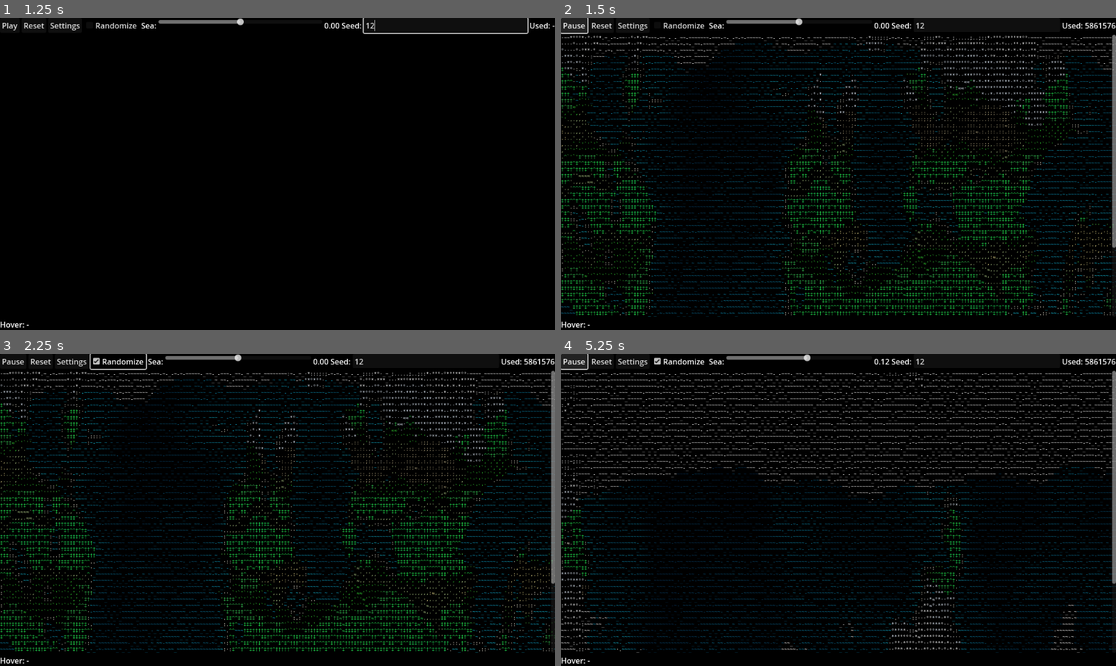
Above: before the commit, frames 1-4 (two rows, left to right).
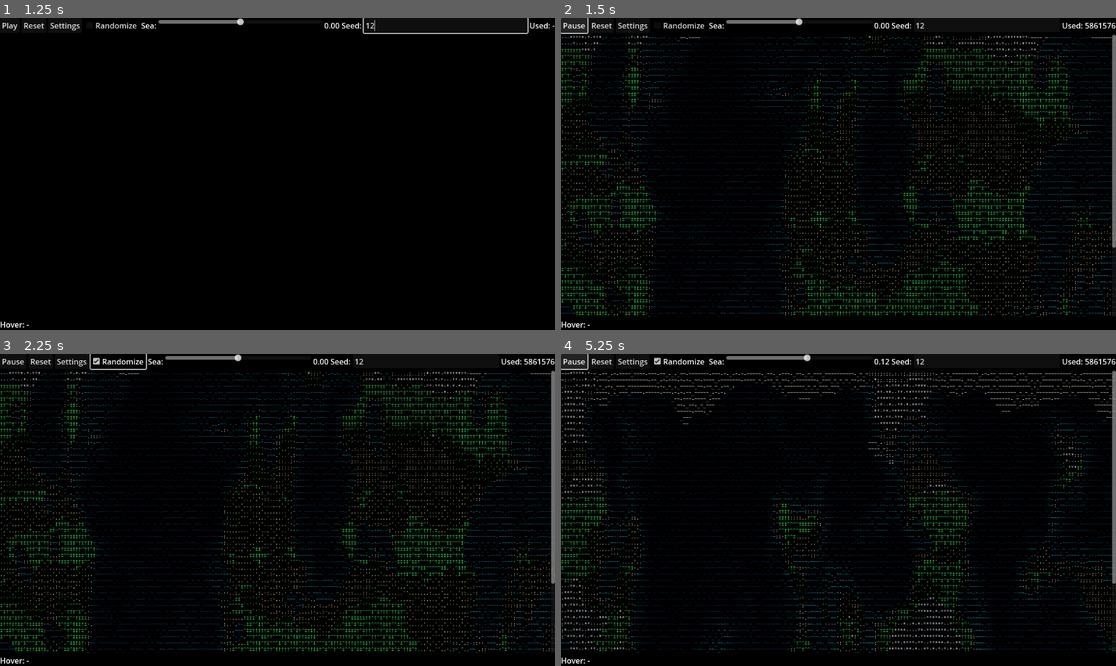
Above: after the commit, the same moments.

Repository: Bl4ckh34d/ASCIIWorldGen
Game: Godot game, scene res://scenes/Main.tscn
Same seed, same stepped clock (60 frames per second), same inputs: the game is played once before the commit and once after it.
Inputs (mouse positions are in pixels of both pictures, inside the frame that each line leads up to):
- Up to frame 1 (1.25 s): click (444, 24) at 0.52 s; type "12" at 0.6 s
- Up to frame 2 (1.5 s): click "Play" at 1.25 s
- Up to frame 3 (2.25 s): click "Randomize" at 2 s
- Up to frame 4 (5.25 s): click "Randomize" at 2.75 s; click "Randomize" at 3.5 s; click "Pause" at 4.25 s; click "Play" at 5 s

Frame 1 is identical in both runs. In frame 2, 5.7% of the frame differs, in the area x 0-100%, y 5-96%; in frame 3, 5.7%; in frame 4, 7.3%.

Commit message:
refactor: modularize world generation architecture and enhance biome classification
- Updated architecture for world generation, introducing a modular design with clear responsibilities across systems.
- Enhanced biome classification by adding new biomes: TUNDRA, SAVANNA, FROZEN_FOREST, and GLACIER.
- Improved temperature handling and randomization in WorldGenerator.gd, including adjustments to temperature extremes.
- Refined rendering logic in AsciiStyler.gd to accommodate new biomes and improve visual representation.
- Removed river simulation features for the time being to streamline generation processes.
- Introduced performance optimizations and clarified documentation for better maintainability.

Diff:
--- a/scripts/Main.gd
+++ b/scripts/Main.gd
@@ -79,7 +79,7 @@
 	var w: int = generator.config.width
 	var h: int = generator.config.height
 	var styler: Object = AsciiStyler.new()
-	var ascii_str: String = styler.build_ascii(w, h, generator. …(192 unchanged characters)… nerator.config.rng_seed, generator.last_river, generator.last_temperature, generator.config.temp_min_c, generator.config.temp_max_c)
+	var ascii_str: String = styler.build_ascii(w, h, generator. …(192 unchanged characters)… nerator.config.rng_seed, generator.last_temperature, generator.config.temp_min_c, generator.config.temp_max_c)
 	ascii_map.clear()
 	ascii_map.append_text(ascii_str)
 	last_ascii_text = ascii_str
@@ -124,6 +124,14 @@
 		cfg2["moist_base_offset"] = (jitter.randf() - 0.5) * 0.10
 		cfg2["moist_scale"] = 0.95 + 0.1 * jitter.randf()
 		cfg2["continentality_scale"] = 0.9 + 0.3 * jitter.randf()
+		# Also jitter the per-seed extremes slightly even with fixed seed
+		var tmin: float = float(generator.config.temp_min_c)
+		var tmax: float = float(generator.config.temp_max_c)
+		var span: float = max(1.0, tmax - tmin)
+		var shift: float = (jitter.randf() - 0.5) * 6.0 # ±3°C shift
+		var expand: float = 0.95 + 0.1 * jitter.randf() # 0.95..1.05 span change
+		cfg2["temp_min_c"] = tmin + shift
+		cfg2["temp_max_c"] = tmin + shift + span * expand
 		generator.apply_config(cfg2)
 		# Reflect randomized sea level to slider without emitting value_changed
 		sea_signal_blocked = true
@@ -168,7 +176,7 @@
 	var w: int = generator.config.width
 	var h: int = generator.config.height
 	var styler: Object = AsciiStyler.new()
-	var ascii_str: String = styler.build_ascii(w, h, generator. …(192 unchanged characters)… nerator.config.rng_seed, generator.last_river, generator.last_temperature, generator.config.temp_min_c, generator.config.temp_max_c)
+	var ascii_str: String = styler.build_ascii(w, h, generator. …(192 unchanged characters)… nerator.config.rng_seed, generator.last_temperature, generator.config.temp_min_c, generator.config.temp_max_c)
 	ascii_map.clear()
 	ascii_map.append_text(ascii_str)
 	last_ascii_text = ascii_str
@@ -221,7 +229,6 @@
 					temp_c = float(info["temp_c"])
 				var flags: PackedStringArray = []
 				if info.get("is_beach", false): flags.append("Beach")
-				if info.get("is_river", false): flags.append("River")
 				if info.get("is_lava", false): flags.append("Lava")
 				var extra := ""
 				if flags.size() > 0: extra = " - " + ", ".join(flags)
@@ -286,9 +293,6 @@
 	var biome_id: int = 0
 	if i < generator.last_biomes.size():
 		biome_id = generator.last_biomes[i]
-	# river override
-	if i < generator.last_river.size() and generator.last_river[i] != 0 and not beach_flag:
-		return "≈"
 	if styler_single == null:
 		styler_single = AsciiStyler.new()
 	return styler_single.glyph_for(x, y, land, biome_id, beach_flag, generator.config.rng_seed)
--- a/scripts/WorldGenerator.gd
+++ b/scripts/WorldGenerator.gd
@@ -21,16 +21,8 @@
 	var shore_noise_mult: float = 4.0
 	# Polar cap control
 	var polar_cap_frac: float = 0.12
-	# Rivers controls
-	var river_enabled: bool = true
-	var river_droplets_factor: float = 0.20
-	var river_threshold_factor: float = 1.50
-	var river_erosion_strength: float = 0.0005
-	var river_min_start_height: float = 0.02
-	var river_polar_cutoff: float = 0.80 # 0..1 latitude; > cutoff => no rivers
-	var river_delta_widening: bool = true
 	# Height to meters scale (for info panel)
-	var height_scale_m: float = 4000.0
+	var height_scale_m: float = 6000.0
 	# Temperature extremes per seed (for Celsius scaling and lava)
 	var temp_min_c: float = -40.0
 	var temp_max_c: float = 70.0
@@ -59,9 +51,6 @@
 var last_biomes: PackedInt32Array = PackedInt32Array()
 var last_water_distance: PackedFloat32Array = PackedFloat32Array()
 var last_turquoise_strength: PackedFloat32Array = PackedFloat32Array()
-var last_flow_dir: PackedInt32Array = PackedInt32Array()
-var last_flow_accum: PackedFloat32Array = PackedFloat32Array()
-var last_river: PackedByteArray = PackedByteArray()
 var last_temperature: PackedFloat32Array = PackedFloat32Array()
 var last_moisture: PackedFloat32Array = PackedFloat32Array()
 var last_distance_to_coast: PackedFloat32Array = PackedFloat32Array()
@@ -102,20 +91,6 @@
 		config.shore_noise_mult = clamp(float(dict["shore_noise_mult"]), 0.1, 20.0)
 	if dict.has("polar_cap_frac"):
 		config.polar_cap_frac = clamp(float(dict["polar_cap_frac"]), 0.0, 0.5)
-	if dict.has("river_enabled"):
-		config.river_enabled = bool(dict["river_enabled"])
-	if dict.has("river_droplets_factor"):
-		config.river_droplets_factor = clamp(float(dict["river_droplets_factor"]), 0.0, 2.0)
-	if dict.has("river_threshold_factor"):
-		config.river_threshold_factor = clamp(float(dict["river_threshold_factor"]), 0.1, 5.0)
-	if dict.has("river_erosion_strength"):
-		config.river_erosion_strength = clamp(float(dict["river_erosion_strength"]), 0.0, 0.01)
-	if dict.has("river_min_start_height"):
-		config.river_min_start_height = clamp(float(dict["river_min_start_height"]), -1.0, 1.0)
-	if dict.has("river_polar_cutoff"):
-		config.river_polar_cutoff = clamp(float(dict["river_polar_cutoff"]), 0.0, 1.0)
-	if dict.has("river_delta_widening"):
-		config.river_delta_widening = bool(dict["river_delta_widening"])
 	if dict.has("height_scale_m"):
 		config.height_scale_m = float(dict["height_scale_m"])
 	if dict.has("temp_min_c"):
@@ -141,7 +116,10 @@
 	if dict.has("mountain_radiance_passes"):
 		config.mountain_radiance_passes = int(dict["mountain_radiance_passes"])
 	_setup_noises()
-	_setup_temperature_extremes()
+	# Only randomize temperature extremes if caller didn't override both
+	var override_extremes: bool = dict.has("temp_min_c") and dict.has("temp_max_c")
+	if not override_extremes:
+		_setup_temperature_extremes()
 
 func _setup_noises() -> void:
 	_noise.seed = config.rng_seed
@@ -171,8 +149,8 @@
 func _setup_temperature_extremes() -> void:
 	var rng := RandomNumberGenerator.new()
 	rng.seed = int(config.rng_seed) ^ 0x1234ABCD
-	config.temp_min_c = lerp(-75.0, -25.0, rng.randf())
-	config.temp_max_c = lerp(15.0, 75.0, rng.randf())
+	config.temp_min_c = lerp(-50.0, -15.0, rng.randf())
+	config.temp_max_c = lerp(35.0, 85.0, rng.randf())
 	config.lava_temp_threshold_c = clamp(config.lava_temp_threshold_c, config.temp_min_c, config.temp_max_c)
 
 func clear() -> void:
@@ -212,10 +190,7 @@
 			ocean_count += 1
 	last_ocean_fraction = float(ocean_count) / float(max(1, w * h))
 
-	# Step 1b: rivers and light erosion before shoreline
-	if config.river_enabled:
-		_simulate_rivers(w, h)
-	# Land mask may change slightly after erosion; refresh it
+	# Rivers disabled for now; refresh land mask only
 	for iy in range(h):
 		for ix in range(w):
 			var ii: int = ix + iy * w
@@ -352,19 +327,6 @@
 
 	# Step 4c2: cold override — below ~2°C snow/ice dominates depending on humidity
 	_apply_cold_temperature_override(w, h)
-
-	# Step 4d: compute lava streams from rivers in extreme heat
-	last_lava.resize(w * h)
-	for li in range(w * h):
-		last_lava[li] = 0
-	for ylv in range(h):
-		for xlv in range(w):
-			var ii: int = xlv + ylv * w
-			if last_river.size() == w * h and last_river[ii] != 0:
-				var t_norm: float = (last_temperature[ii] if ii < last_temperature.size() else 0.0)
-				var t_c: float = config.temp_min_c + t_norm * (config.temp_max_c - config.temp_min_c)
-				if t_c >= config.lava_temp_threshold_c:
-					last_lava[ii] = 1
 
 	# Step 4b: ensure ocean ice sheets are present from classifier immediately
 	for yo in range(h):
@@ -532,10 +494,6 @@
 	last_moisture = climate["moisture"]
 	last_distance_to_coast = climate.get("distance_to_coast", PackedFloat32Array())
 
-	# 4) Rivers (fast recompute without erosion) so they react to coastline
-	if config.river_enabled:
-		_simulate_rivers_fast(w, h)
-
 	# 5) Reclassify biomes using updated climate
 	var params2 := params.duplicate()
 	params2["freeze_temp_threshold"] = 0.16
@@ -546,103 +504,19 @@
 	_apply_hot_temperature_override(w, h)
 	_apply_cold_temperature_override(w, h)
 
-	# 6) Update lava mask based on new temperatures and updated rivers
+	# 6) Update lava mask based on new temperatures
 	last_lava.resize(size)
 	for li in range(size):
 		last_lava[li] = 0
 	for ylv in range(h):
 		for xlv in range(w):
 			var ii: int = xlv + ylv * w
-			if last_river.size() == size and last_river[ii] != 0:
-				var t_norm: float = (last_temperature[ii] if ii < last_temperature.size() else 0.0)
-				var t_c: float = config.temp_min_c + t_norm * (config.temp_max_c - config.temp_min_c)
-				if t_c >= config.lava_temp_threshold_c:
-					last_lava[ii] = 1
+			# Rivers disabled; lava mask only by temperature
+			var t_norm: float = (last_temperature[ii] if ii < last_temperature.size() else 0.0)
+			var t_c: float = config.temp_min_c + t_norm * (config.temp_max_c - config.temp_min_c)
+			if t_c >= config.lava_temp_threshold_c:
+				last_lava[ii] = 1
 	return last_is_land
-
-func _simulate_rivers_fast(w: int, h: int) -> void:
-	var size: int = w * h
-	last_flow_dir.resize(size)
-	last_flow_accum.resize(size)
-	last_river.resize(size)
-	for i in range(size):
-		last_flow_dir[i] = -1
-		last_flow_accum[i] = 0.0
-		last_river[i] = 0
-
-	# Build simple steepest-descent flow directions (8 neighbors)
-	for y in range(h):
-		for x in range(w):
-			var i0: int = x + y * w
-			if last_is_land[i0] == 0:
-				continue
-			var cur_h: float = last_height[i0]
-			var best_h: float = cur_h
-			var best_i: int = -1
-			for dy in range(-1, 2):
-				for dx in range(-1, 2):
-					if dx == 0 and dy == 0:
-						continue
-					var nx: int = x + dx
-					var ny: int = y + dy
-					if nx < 0 or ny < 0 or nx >= w or ny >= h:
-						continue
-					var j: int = nx + ny * w
-					var nh: float = last_height[j]
-					# Prefer any ocean neighbor immediately
-					if last_is_land[j] == 0:
-						best_i = j
-						best_h = nh
-						break
-					if nh < best_h:
-						best_h = nh
-						best_i = j
-			if best_i != -1:
-				last_flow_dir[i0] = best_i
-
-	# Accumulate flow by path-walk to sea/sink (skip polar latitudes)
-	for i2 in range(size):
-		if last_is_land[i2] == 0:
-			continue
-		var y2: int = int(float(i2) / float(w))
-		var lat: float = abs(float(y2) / max(1.0, float(h) - 1.0) - 0.5) * 2.0
-		if lat >= config.river_polar_cutoff:
-			continue
-		var steps: int = 0
-		var cur: int = i2
-		while steps < size:
-			var dn: int = last_flow_dir[cur]
-			if dn == -1:
-				break
-			last_flow_accum[dn] += 1.0
-			cur = dn
-			steps += 1
-			if last_is_land[cur] == 0:
-				break
-
-	# Decide river mask adaptively (no erosion/droplets)
-	var samples: Array = []
-	for sk in range(size):
-		if last_is_land[sk] == 0:
-			continue
-		var sky: int = int(float(sk) / float(w))
-		var sklat: float = abs(float(sky) / max(1.0, float(h) - 1.0) - 0.5) * 2.0
-		if sklat >= config.river_polar_cutoff:
-			continue
-		samples.append(last_flow_accum[sk])
-	var target_density: float = clamp(0.02 / max(0.1, config.river_threshold_factor), 0.002, 0.08)
-	var thresh: float = 1e9
-	if samples.size() > 0:
-		samples.sort()
-		var idx: int = int(max(0.0, float(samples.size() - 1) - float(samples.size()) * target_density))
-		thresh = float(samples[idx])
-	for k in range(size):
-		var ky: int = int(float(k) / float(w))
-		var klat: float = abs(float(ky) / max(1.0, float(h) - 1.0) - 0.5) * 2.0
-		if klat >= config.river_polar_cutoff:
-			continue
-		if last_is_land[k] != 0 and last_flow_accum[k] >= thresh:
-			last_river[k] = 1
 
 func get_width() -> int:
 	return config.width
@@ -693,7 +567,6 @@
 		"is_land": land,
 		"is_beach": beach,
 		"is_turquoise_water": turq,
-		"is_river": (i >= 0 and i < last_river.size() and last_river[i] != 0),
 		"is_lava": is_lava,
 		"biome": biome_id,
 		"biome_name": biome_name,
@@ -862,9 +735,11 @@
 					var sand_prob: float = clamp(0.25 + 0.6 * hot, 0.0, 0.98)
 					last_biomes[i] = BiomeClassifier.Biome.DESERT_SAND if noise_val < sand_prob else BiomeClassifier.Biome.DESERT_ROCK
 				else:
-					# Hot but not very dry: mountains/hills -> badlands; others -> steppe (no grassland at 55°C)
-					if b == BiomeClassifier.Biome.MOUNTAINS or b == BiomeClassifier.Biome.ALPINE or b == BiomeClassifier.Biome.HILLS or b == BiomeClassifier.Biome.FOOTHILLS:
-						last_biomes[i] = BiomeClassifier.Biome.DESERT_ROCK
+					# Hot but not very dry: keep relief unless quite dry
+					if (b == BiomeClassifier.Biome.MOUNTAINS or b == BiomeClassifier.Biome.ALPINE or b == BiomeClassifier.Biome.HILLS or b == BiomeClassifier.Biome.FOOTHILLS):
+						if m < 0.35:
+							last_biomes[i] = BiomeClassifier.Biome.DESERT_ROCK
+						# else keep relief biome
 					else:
 						last_biomes[i] = BiomeClassifier.Biome.STEPPE
 
@@ -883,128 +758,3 @@
 					last_biomes[i] = BiomeClassifier.Biome.DESERT_ICE
 				else:
 					last_biomes[i] = BiomeClassifier.Biome.DESERT_ROCK
-
-func _simulate_rivers(w: int, h: int) -> void:
-	var size: int = w * h
-	last_flow_dir.resize(size)
-	last_flow_accum.resize(size)
-	last_river.resize(size)
-	for i in range(size):
-		last_flow_dir[i] = -1
-		last_flow_accum[i] = 0.0
-		last_river[i] = 0
-
-	# Build simple steepest-descent flow directions (8 neighbors)
-	for y in range(h):
-		for x in range(w):
-			var i0: int = x + y * w
-			if last_is_land[i0] == 0:
-				continue
-			var cur_h: float = last_height[i0]
-			var best_h: float = cur_h
-			var best_i: int = -1
-			for dy in range(-1, 2):
-				for dx in range(-1, 2):
-					if dx == 0 and dy == 0:
-						continue
-					var nx: int = x + dx
-					var ny: int = y + dy
-					if nx < 0 or ny < 0 or nx >= w or ny >= h:
-						continue
-					var j: int = nx + ny * w
-					var nh: float = last_height[j]
-					# Prefer any ocean neighbor immediately
-					if last_is_land[j] == 0:
-						best_i = j
-						best_h = nh
-						break
-					if nh < best_h:
-						best_h = nh
-						best_i = j
-				if best_i != -1:
-					last_flow_dir[i0] = best_i
-
-	# Uniform rainfall accumulation by path-walk to sea/sink (skip polar latitudes)
-	for i2 in range(size):
-		if last_is_land[i2] == 0:
-			continue
-		var y2: int = int(float(i2) / float(w))
-		var lat: float = abs(float(y2) / max(1.0, float(h) - 1.0) - 0.5) * 2.0
-		if lat >= config.river_polar_cutoff:
-			continue
-		var steps: int = 0
-		var cur: int = i2
-		while steps < size:
-			var dn: int = last_flow_dir[cur]
-			if dn == -1:
-				# local sink
-				break
-			last_flow_accum[dn] += 1.0
-			cur = dn
-			steps += 1
-			if last_is_land[cur] == 0:
-				break
-
-	# Optional stochastic droplets to strengthen principal paths and erode slightly
-	var rng := RandomNumberGenerator.new()
-	rng.seed = int(config.rng_seed) ^ 0xD1CEBEEF
-	var droplet_count: int = int(float(w * h) * config.river_droplets_factor)
-	var erosion_strength: float = config.river_erosion_strength
-	for d in range(droplet_count):
-		var tries: int = 0
-		var start: int = -1
-		while tries < 10 and start == -1:
-			var rx: int = rng.randi() % w
-			var ry: int = rng.randi() % h
-			# skip polar
-			var lat2: float = abs(float(ry) / max(1.0, float(h) - 1.0) - 0.5) * 2.0
-			if lat2 >= config.river_polar_cutoff:
-				tries += 1
-				continue
-			var ri: int = rx + ry * w
-			if last_is_land[ri] != 0 and last_height[ri] > config.sea_level + 0.02:
-				start = ri
-			else:
-				tries += 1
-		if start == -1:
-			continue
-		var cur2: int = start
-		var step2: int = 0
-		while step2 < (w + h):
-			var dn2: int = last_flow_dir[cur2]
-			if dn2 == -1:
-				break
-			last_flow_accum[dn2] += 1.0
-			# light erosion on the channel cell to carve a bit
-			if last_is_land[dn2] != 0:
-				last_height[dn2] -= erosion_strength
-			cur2 = dn2
-			step2 += 1
-			if last_is_land[cur2] == 0:
-				break
-
-	# Decide river mask by adaptive percentile threshold for robust visibility
-	var samples: Array = []
-	for sk in range(size):
-		if last_is_land[sk] == 0:
-			continue
-		var sky: int = int(float(sk) / float(w))
-		var sklat: float = abs(float(sky) / max(1.0, float(h) - 1.0) - 0.5) * 2.0
-		if sklat >= config.river_polar_cutoff:
-			continue
-		samples.append(last_flow_accum[sk])
-	var target_density: float = clamp(0.02 / max(0.1, config.river_threshold_factor), 0.002, 0.08)
-	var thresh: float = 1e9
-	if samples.size() > 0:
-		samples.sort()
-		var idx: int = int(max(0.0, float(samples.size() - 1) - float(samples.size()) * target_density))
-		thresh = float(samples[idx])
-	for k in range(size):
-		var ky: int = int(float(k) / float(w))
-		var klat: float = abs(float(ky) / max(1.0, float(h) - 1.0) - 0.5) * 2.0
-		if klat >= config.river_polar_cutoff:
-			continue
-		if last_is_land[k] != 0 and last_flow_accum[k] >= thresh:
-			last_river[k] = 1
-
-	# Delta widening disabled (prevent shore flooding)
--- a/scripts/generation/BiomeClassifier.gd
+++ b/scripts/generation/BiomeClassifier.gd
@@ -22,6 +22,11 @@
 	FOOTHILLS,
 	MOUNTAINS,
 	ALPINE,
+	TUNDRA,
+	SAVANNA,
+	FROZEN_FOREST,
+	FROZEN_MARSH,
+	GLACIER,
 	LAVA_FIELD,
 	VOLCANIC_BADLANDS,
 	SCORCHED_FOREST,
@@ -54,6 +59,11 @@
 	desert_noise.seed = rng_seed ^ 0xBEEF
 	desert_noise.noise_type = FastNoiseLite.TYPE_SIMPLEX
 	desert_noise.frequency = 0.008
+	# Glacier wiggle noise for snowline randomness
+	var glacier_noise := FastNoiseLite.new()
+	glacier_noise.seed = rng_seed ^ 0x6ACE
+	glacier_noise.noise_type = FastNoiseLite.TYPE_SIMPLEX
+	glacier_noise.frequency = 0.01
 	var out := PackedInt32Array()
 	out.resize(w * h)
 
@@ -84,10 +94,27 @@
 			var t_c_adj: float = t_c0 - lapse_c_per_km * (elev_m / 1000.0)
 			var t_eff: float = clamp((t_c_adj - temp_min_c) / max(0.001, (temp_max_c - temp_min_c)), 0.0, 1.0)
 
+			# Mountain/polar glacier rule before generic freeze
+			var wig: float = glacier_noise.get_noise_2d(float(x), float(y)) * 1.5 # -1.5..1.5
+			var snowline_c: float = -2.0 + wig # -3.5 .. -0.5 °C
+			var is_glacier: bool = false
+			if elev_m >= 1800.0 and t_c_adj <= snowline_c and m >= 0.25:
+				is_glacier = true
+			elif t_c0 <= -18.0 and m >= 0.20:
+				is_glacier = true
+			if is_glacier:
+				out[i] = Biome.GLACIER
+				continue
+
 			# Global freeze rule: if temperature below threshold, classify as ice desert
 			var freeze_t: float = float(params.get("freeze_temp_threshold", 0.15))
 			if t_eff <= freeze_t:
 				out[i] = Biome.DESERT_ICE
+				continue
+
+			# Tundra band: moderately cold but not deep-freeze; requires some moisture
+			if t_c_adj > -10.0 and t_c_adj <= 2.0 and m >= 0.30:
+				out[i] = Biome.TUNDRA
 				continue
 
 			# Soft thresholds via smoothstep-like blends
@@ -99,8 +126,8 @@
 			var alpine: float = clamp((elev - 0.8) * 5.0, 0.0, 1.0)
 
 			var choice := Biome.GRASSLAND
-			if high > 0.6:
-				if alpine > 0.5:
+			if high > 0.5: # lower mountains threshold (elev > ~0.75)
+				if alpine > 0.4: # lower alpine threshold (elev > ~0.88)
 					choice = Biome.ALPINE
 				else:
 					choice = Biome.MOUNTAINS
@@ -119,10 +146,15 @@
 				choice = Biome.RAINFOREST
 			elif m > 0.55 and t_eff > 0.5:
 				choice = Biome.TROPICAL_FOREST
-			elif wet > 0.5 and cold > 0.4:
+			# Warm band savanna (18..30 °C approx) before grassland/steppe
+			elif t_c_adj > 18.0 and t_c_adj <= 30.0 and m >= 0.40:
+				choice = Biome.SAVANNA
+			elif wet > 0.55 and cold > 0.45:
 				choice = Biome.SWAMP
-			elif cold > 0.6:
+			elif cold > 0.65:
 				choice = Biome.BOREAL_FOREST
+			elif cold > 0.55 and m >= 0.35:
+				choice = Biome.FROZEN_FOREST
 			elif m > 0.6 and t > 0.5:
 				choice = Biome.TEMPERATE_FOREST
 			elif m > 0.4 and t > 0.4:
@@ -133,14 +165,14 @@
 				choice = Biome.PRAIRIE
 			elif m > 0.2 and t > 0.25:
 				choice = Biome.STEPPE
-			elif high > 0.3:
+			elif high > 0.25:
 				choice = Biome.FOOTHILLS
-			elif high > 0.2:
+			elif high > 0.15:
 				choice = Biome.HILLS
 			else:
 				choice = Biome.GRASSLAND
 
-			# Prevent lush tropical/raINFOREST at very high elevations (e.g., Tibetan Plateau)
+			# Prevent lush tropical/rainforest at very high elevations (e.g., Tibetan Plateau)
 			if (choice == Biome.RAINFOREST or choice == Biome.TROPICAL_FOREST):
 				if elev_m >= 2000.0:
 					if m > 0.6 and t_eff > 0.45:
@@ -224,9 +256,9 @@
 					var noise_val3: float = desert_noise.get_noise_2d(float(x), float(y)) * 0.5 + 0.5
 					var sand_prob3: float = clamp(0.25 + 0.6 * (t_eff - 0.60) * 2.4, 0.0, 0.98)
 					choice = Biome.DESERT_SAND if noise_val3 < sand_prob3 else Biome.DESERT_ROCK
-				elif m < 0.50:
-					choice = Biome.STEPPE
-				elif m < 0.60:
+				elif m < 0.55:
+					choice = Biome.SAVANNA
+				elif m < 0.65:
 					choice = Biome.PRAIRIE
 
 			out[i] = choice
@@ -272,4 +304,26 @@
 			if t_c <= threshold_c:
 				blended[io] = Biome.ICE_SHEET
 
+	# Re-apply land glaciers after smoothing so they aren't lost to neighbors
+	var glacier_noise_b := FastNoiseLite.new()
+	glacier_noise_b.seed = rng_seed ^ 0x6ACE
+	glacier_noise_b.noise_type = FastNoiseLite.TYPE_SIMPLEX
+	glacier_noise_b.frequency = 0.01
+	for yl in range(h):
+		for xl in range(w):
+			var il := xl + yl * w
+			if is_land[il] == 0:
+				continue
+			var elev_l := height[il]
+			var elev_m_l := elev_l * height_scale_m
+			var t_norm_l := temperature[il]
+			var t_c0_l := temp_min_c + t_norm_l * (temp_max_c - temp_min_c)
+			var t_c_adj_l := t_c0_l - lapse_c_per_km * (elev_m_l / 1000.0)
+			var wig2 := glacier_noise_b.get_noise_2d(float(xl), float(yl)) * 1.5
+			var snowline_c2 := -2.0 + wig2
+			if elev_m_l >= 1800.0 and t_c_adj_l <= snowline_c2 and moisture[il] >= 0.25:
+				blended[il] = Biome.GLACIER
+			elif t_c0_l <= -18.0 and moisture[il] >= 0.20:
+				blended[il] = Biome.GLACIER
+
 	return blended
--- a/scripts/generation/TerrainNoise.gd
+++ b/scripts/generation/TerrainNoise.gd
@@ -91,7 +91,11 @@
 				var r: float = sqrt(dx * dx + dy * dy) / max_r
 				var falloff: float = clamp(1.0 - r * 0.85, 0.0, 1.0)
 				hval = hval * 0.85 + falloff * 0.15
-			# For wrap_x, skip radial falloff to preserve seamless seam
+			# Signed-power shaping to increase extremes (Option B) + slight linear contrast
+			var gamma: float = 0.65
+			var a: float = abs(hval)
+			hval = (1.0 if hval >= 0.0 else -1.0) * pow(a, gamma)
+			hval *= 1.10
 			hval = clamp(hval, -1.0, 1.0)
 
 			var i: int = x + y * w
--- a/scripts/style/AsciiStyler.gd
+++ b/scripts/style/AsciiStyler.gd
@@ -31,6 +31,16 @@
 	match biome:
 		BiomeClassifier.Biome.ICE_SHEET:
 			return Color(0.95, 0.98, 1.0)
+		BiomeClassifier.Biome.GLACIER:
+			return Color(0.96, 0.99, 1.0)
+		BiomeClassifier.Biome.TUNDRA:
+			return Color(0.85, 0.90, 0.85)
+		BiomeClassifier.Biome.SAVANNA:
+			return Color(0.60, 0.70, 0.35)
+		BiomeClassifier.Biome.FROZEN_FOREST:
+			return Color(0.88, 0.94, 0.92)
+		BiomeClassifier.Biome.FROZEN_MARSH:
+			return Color(0.90, 0.95, 0.96)
 		BiomeClassifier.Biome.TROPICAL_FOREST:
 			return Color(0.12, 0.78, 0.28)
 		BiomeClassifier.Biome.DESERT_SAND:
@@ -69,6 +79,16 @@
 		return "░"
 	match biome:
 		BiomeClassifier.Biome.ICE_SHEET:
+			return "~"
+		BiomeClassifier.Biome.GLACIER:
+			return "*"
+		BiomeClassifier.Biome.TUNDRA:
+			return ","
+		BiomeClassifier.Biome.SAVANNA:
+			return "'"
+		BiomeClassifier.Biome.FROZEN_FOREST:
+			return "^"
+		BiomeClassifier.Biome.FROZEN_MARSH:
 			return "~"
 		BiomeClassifier.Biome.TROPICAL_FOREST:
 			return "T"
@@ -135,6 +155,16 @@
 	match biome:
 		BiomeClassifier.Biome.DESERT_SAND:
 			return PackedStringArray([".", ":", "·", ","])
+		BiomeClassifier.Biome.GLACIER:
+			return PackedStringArray(["*", "°", "·"])
+		BiomeClassifier.Biome.TUNDRA:
+			return PackedStringArray([",", ".", "·"])
+		BiomeClassifier.Biome.SAVANNA:
+			return PackedStringArray(["'", ",", "."])
+		BiomeClassifier.Biome.FROZEN_FOREST:
+			return PackedStringArray(["^", "†", "‡"])
+		BiomeClassifier.Biome.FROZEN_MARSH:
+			return PackedStringArray(["~", ",", "."])
 		BiomeClassifier.Biome.DESERT_ROCK:
 			return PackedStringArray([":", ";", "."])
 		BiomeClassifier.Biome.DESERT_ICE:
@@ -180,7 +210,7 @@
 		var idx_w: int = _hash2(x, y, rng_seed) % max(1, set_w.size())
 		return set_w[idx_w]
 
-func build_ascii(w: int, h: int, height: PackedFloat32Array, …(170 unchanged characters)… Array, sea_level: float, rng_seed: int, river_mask: PackedByteArray = PackedByteArray(), temperature: PackedFloat32Array = Packed …(76 unchanged characters)…
+func build_ascii(w: int, h: int, height: PackedFloat32Array, …(170 unchanged characters)… Array, sea_level: float, rng_seed: int, temperature: PackedFloat32Array = Packed …(76 unchanged characters)…
 	var sb: PackedStringArray = []
 	var depth_scale: float = max(8.0, float(min(w, h)) / 3.0)
 	# Smooth transition factor across extreme ocean fractions to avoid visual jump
@@ -206,10 +236,6 @@
 				var set_w: PackedStringArray = _chars_for_water()
 				var idx_w: int = _hash2(x, y, rng_seed) % max(1, set_w.size())
 				glyph = set_w[idx_w]
-			# Rivers override land glyph only (keep underlying terrain color)
-			var is_river: bool = (i < river_mask.size()) and (river_mask[i] != 0) and land
-			if is_river:
-				glyph = "≈"
 			# Ocean ice sheet override: draw ocean cells tagged as ICE_SHEET in white
 			var ocean_ice: bool = (not land) and (i < biomes.size()) and (biomes[i] == BiomeClassifier.Biome.ICE_SHEET)
 			var shelf_mask: float = 0.0
Not shown, changed: docs/ARCHITECTURE_REFACTOR_TODO.md
